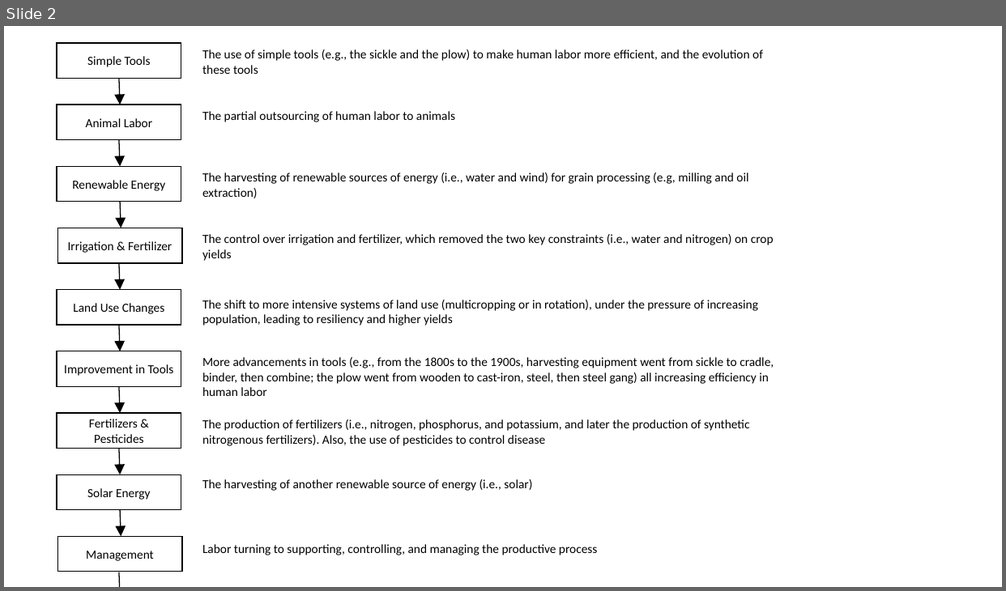
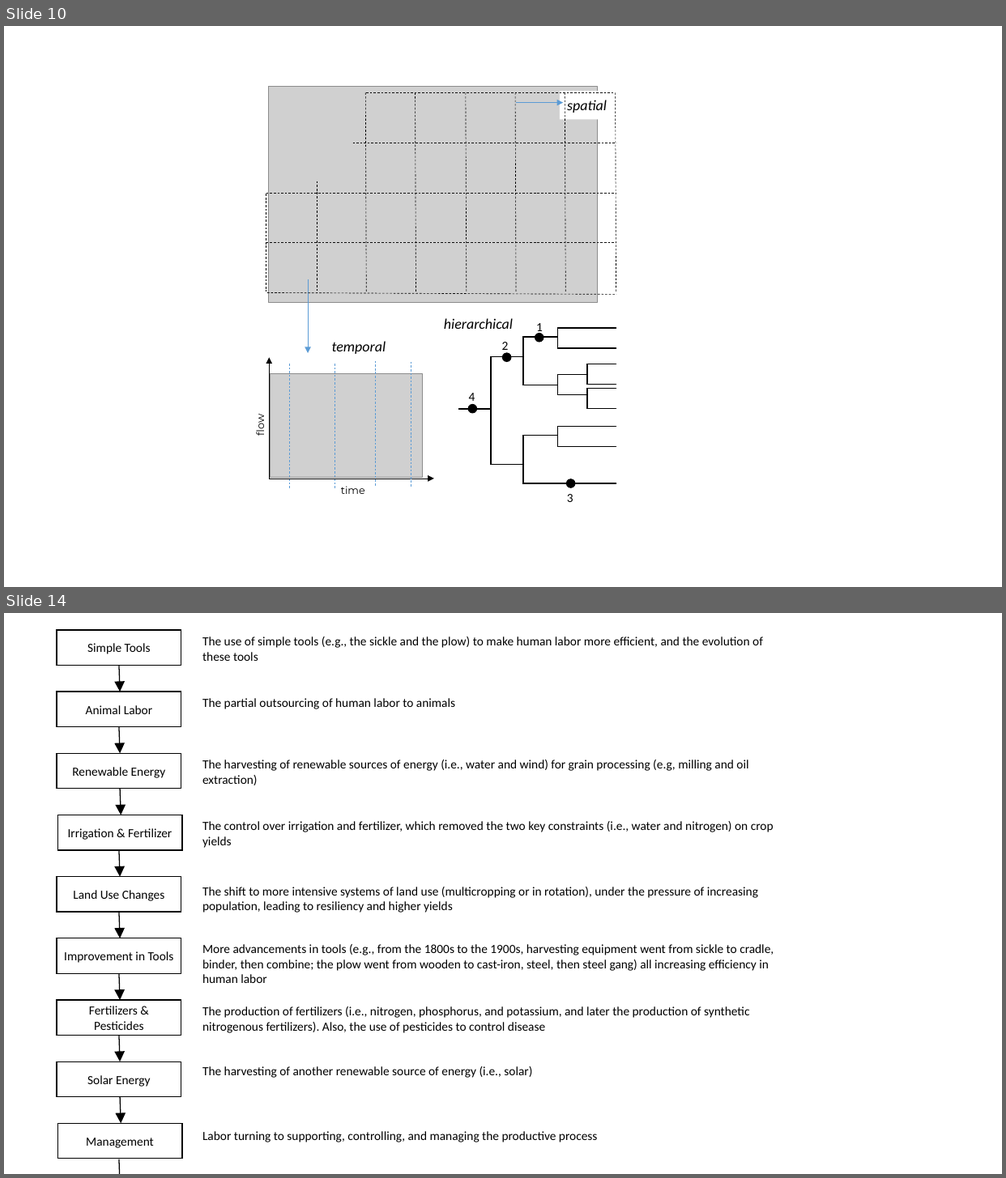
Before and after one commit to elliewhite-usgs/phd-predicting-unguaged-basins, a slide deck: presentation/slides/some graphs.pptx. Shown one above the other, each under a label of ours: slide 2 before the commit, slides 10 and 14 after it; the slides between them are not shown. The pictures are 1006x591 and 1006x1178 pixels, drawn with LibreOffice and Linux fonts; fonts in the diff are those of the drawing; grey boxes stand for pictures. Boxes give left, top, right and bottom in pixels: in the first picture for what was removed or moved away, otherwise in the second. Text is boxed around its words. In the diff, an @@ line names an element or a change of style, - is before the commit and + after.

```diff
--- a/presentation/slides/some graphs.pptx
+++ b/presentation/slides/some graphs.pptx
@@ slide 10 added at [4, 26, 1002, 587], background #FFFFFF @@
@@ group added at [250, 86, 632, 502]: 18 lines, 11 rectangles, 7 texts, 4 arrows, 4 ellipses, 2 pictures @@
+flow
+time
+temporal
+1
+2
+4
+3
+hierarchical
+spatial
@@ what was slide 2 is now slide 14 @@
```
Also in this commit, not shown: 6 slides changed, 16 other slides added, 4 other files.
